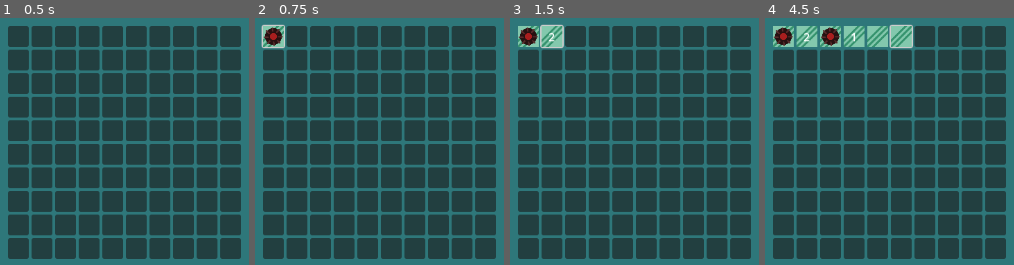
Above: before the commit, frames 1-4 (left to right).
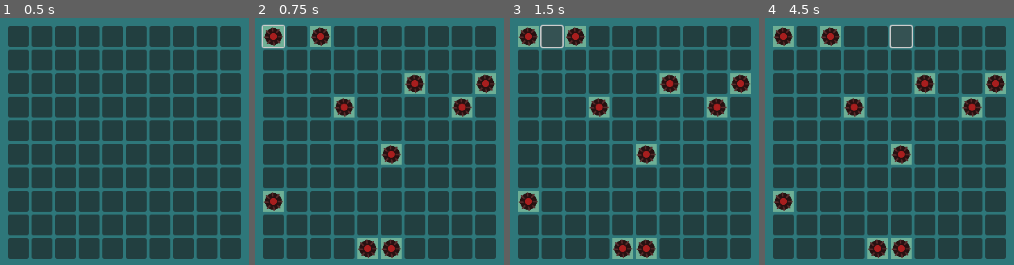
Above: after the commit, the same moments.

Repository: yuris2024/minesweeper
Game: Godot game, scene res://GameBoard.tscn
The game is run twice, just before and just after one commit, with the same random seed, the same clock (stepped at 60 frames per second) and the same inputs.
Inputs (mouse positions are in pixels of both pictures, inside the frame that each line leads up to):
- Up to frame 1 (0.5 s): no input
- Up to frame 2 (0.75 s): click (272, 35) at 0.5 s
- Up to frame 3 (1.5 s): click (552, 35) at 1.25 s, where only the run before the commit has a clickable "2"
- Up to frame 4 (4.5 s): click (829, 35) at 2.02 s; click (854, 35) at 2.75 s, where only the run before the commit has a clickable "1"; click (877, 35) at 3.52 s; click (901, 35) at 4.27 s

Frame 1 is identical in both runs. In frame 2, 6.7% of the frame differs, in the area x 3-97%, y 3-98%; in frame 3, 7.4%; in frame 4, 9.1%.

Commit message:
Add game over functionality

Diff:
--- a/GameBoard.gd
+++ b/GameBoard.gd
@@ -13,6 +13,7 @@
 	cell_scene = preload("res://cell.tscn")
 	_populate_board(num_of_mines)
 	_set_cell_numbers()
+	set_gameover()
 
 # returns list of which cell indexes will be mines
 func _generate_mine_list(mines):
@@ -82,6 +83,16 @@
 		#var cell = $GridContainer.get_child(i)
 		#cell._reveal()
 
+func set_gameover():
+	for i in board_mines:
+		var cell = $GridContainer.get_child(i-1)
+		$GridContainer.get_child(i-1).connect("gameover",_on_gameover)
+
+func _on_gameover():
+	for i in board_mines:
+		$GridContainer.get_child(i-1)._reveal()
+		get_tree().paused = true
+
 #region: Auxiliary functions
 # determine index of a certain cell by its row and column
 func get_cell_index(cell_position):
--- a/cell.gd
+++ b/cell.gd
@@ -6,6 +6,7 @@
 var is_flagged: bool = false
 var skin = "default"
 var cell_position: Vector2
+signal gameover
 
 func _ready():
 	expand_icon = true
@@ -13,12 +14,12 @@
 func load_mine(mine):
 	if (mine):
 		is_mine = true
-		$cell_graphics2.texture = load("res://art/skin_" + str(skin) + "/cell_bg.png")
+		$cell_bg.texture = load("res://art/skin_" + str(skin) + "/cell_bg.png")
 		$cell_graphics.texture = load("res://art/skin_" + str(skin) + "/mine_default.png")
 
 func load_number(num):
 	adjacent_mines = num
-	$cell_graphics2.texture = load("res://art/skin_" + str(skin) + "/cell_bg.png")
+	$cell_bg.texture = load("res://art/skin_" + str(skin) + "/cell_bg.png")
 	if (adjacent_mines != 0 and is_mine == false):
 		$Label.hide()
 		$Label.text = str(adjacent_mines)
@@ -27,7 +28,7 @@
 	if !(is_flagged):
 		is_open = true
 		$cell_graphics.show()
-		$cell_graphics2.show()
+		$cell_bg.show()
 		$Label.show()
 
 func _gui_input(event: InputEvent):
@@ -35,6 +36,8 @@
 		return
 	if event.button_index == 1:
 		_reveal()
+		if (is_mine):
+			gameover.emit()
 	elif event.button_index == 2:
 		if !is_flagged and !is_open:
 			icon = load("res://art/skin_" + str(skin) + "/flag.png")
--- a/cell.tscn
+++ b/cell.tscn
@@ -15,7 +15,7 @@
 button_mask = 3
 script = ExtResource("1_if0fg")
 
-[node name="cell_graphics2" type="TextureRect" parent="."]
+[node name="cell_bg" type="TextureRect" parent="."]
 layout_mode = 1
 anchors_preset = 15
 anchor_right = 1.0
Binary file changed: art/skin_default/cell_bg.png
